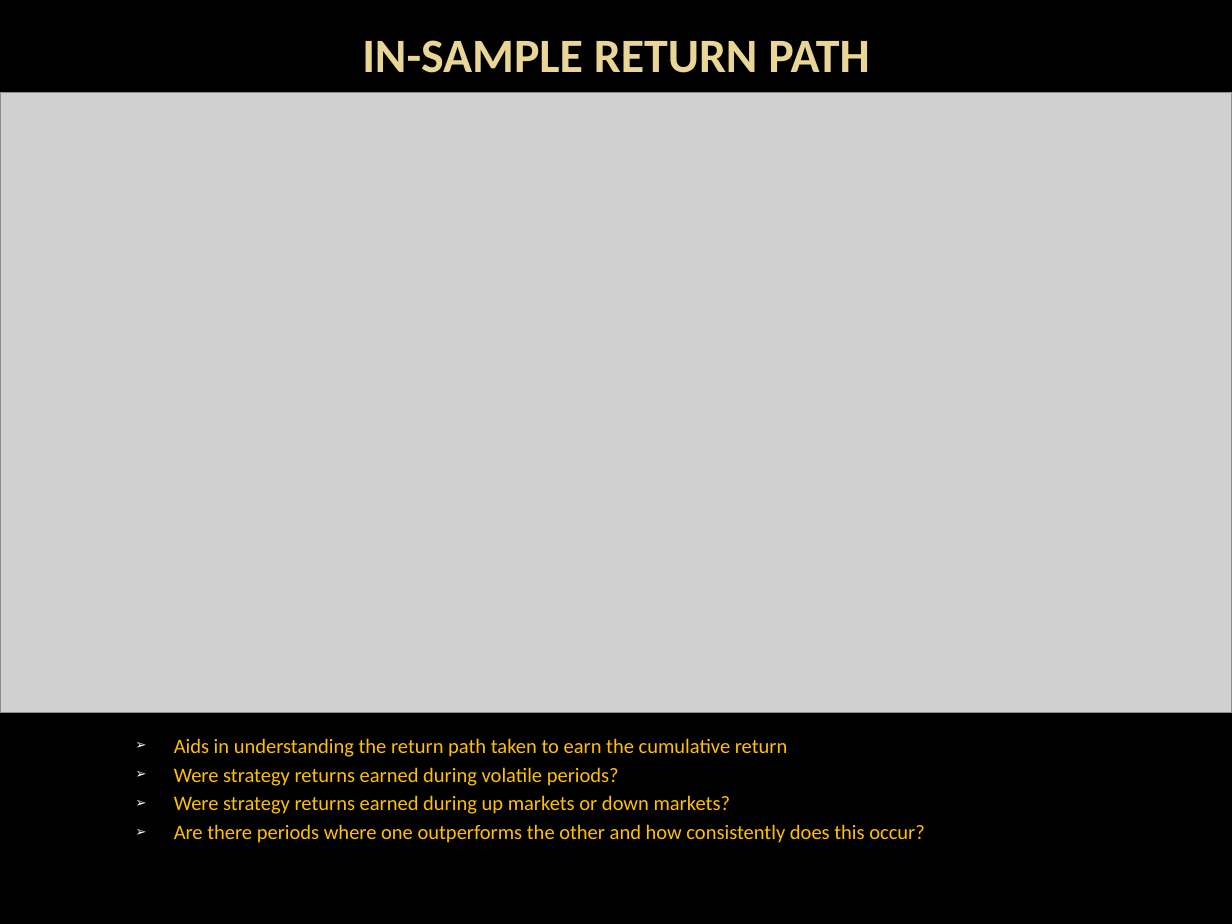
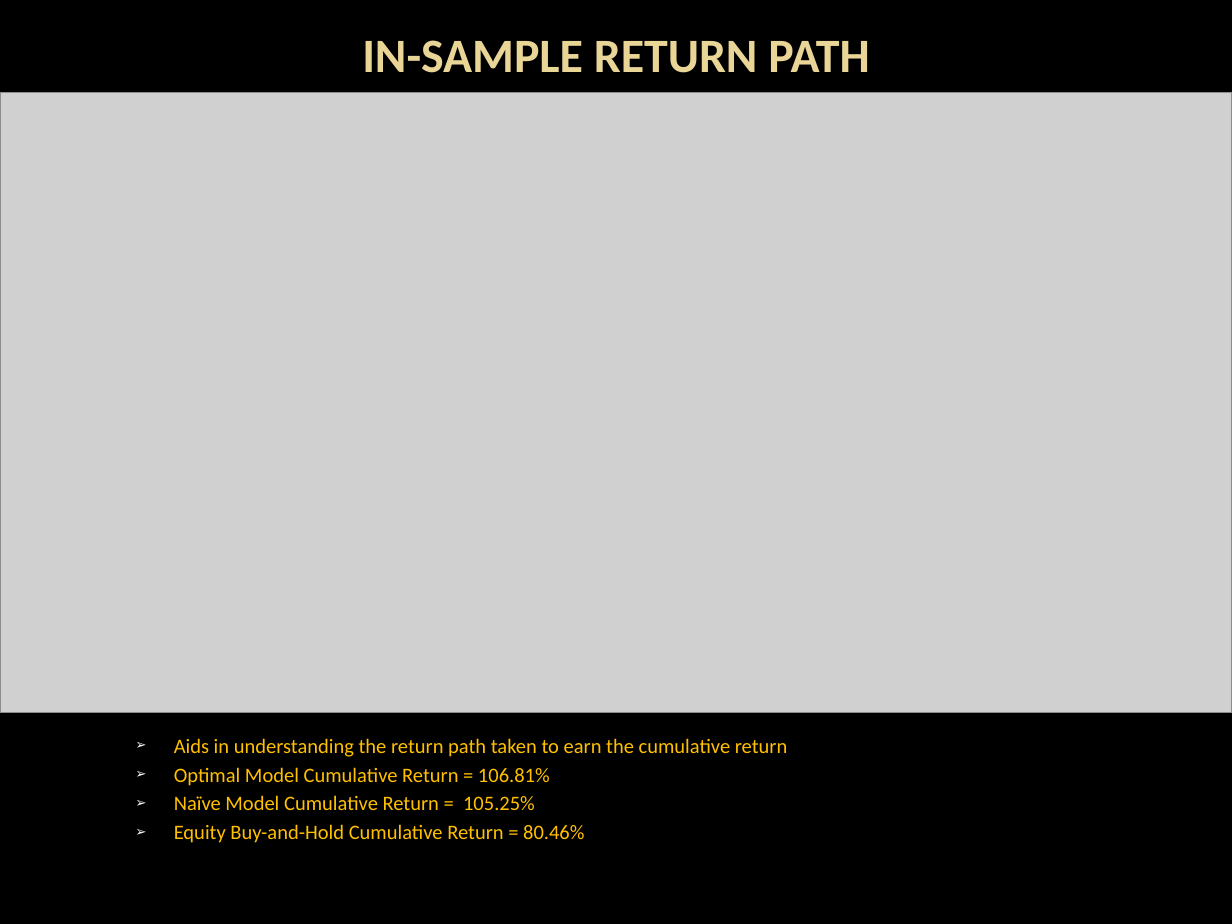
Before and after one commit to WolverineXM/FinTechProject3, a slide deck: slide 43 of Project_3_Presentation.pptx. Drawn at 1232x924 pixels with LibreOffice and Linux fonts; fonts in the diff are those of the drawing; grey boxes stand for pictures; background and template pictures are left out. Boxes give left, top, right and bottom in pixels: in the first picture for what was removed or moved away, otherwise in the second. Text is boxed around its words. In the diff, an @@ line names an element or a change of style, - is before the commit and + after.

```diff
--- a/Project_3_Presentation.pptx
+++ b/Project_3_Presentation.pptx
@@ text at (174, 767, 584, 843): text changed @@
-➢ Were strategy returns earned during volatile periods?
-➢ Were strategy returns earned during up markets or down markets?
-➢ Are there periods where one outperforms the other and how consistently does this occur?
+➢ Optimal Model Cumulative Return = 106.81%
+➢ Naïve Model Cumulative Return = 105.25%
+➢ Equity Buy-and-Hold Cumulative Return = 80.46%
```
Also in this commit, not shown: 1 other slide changed, 3 other files.
